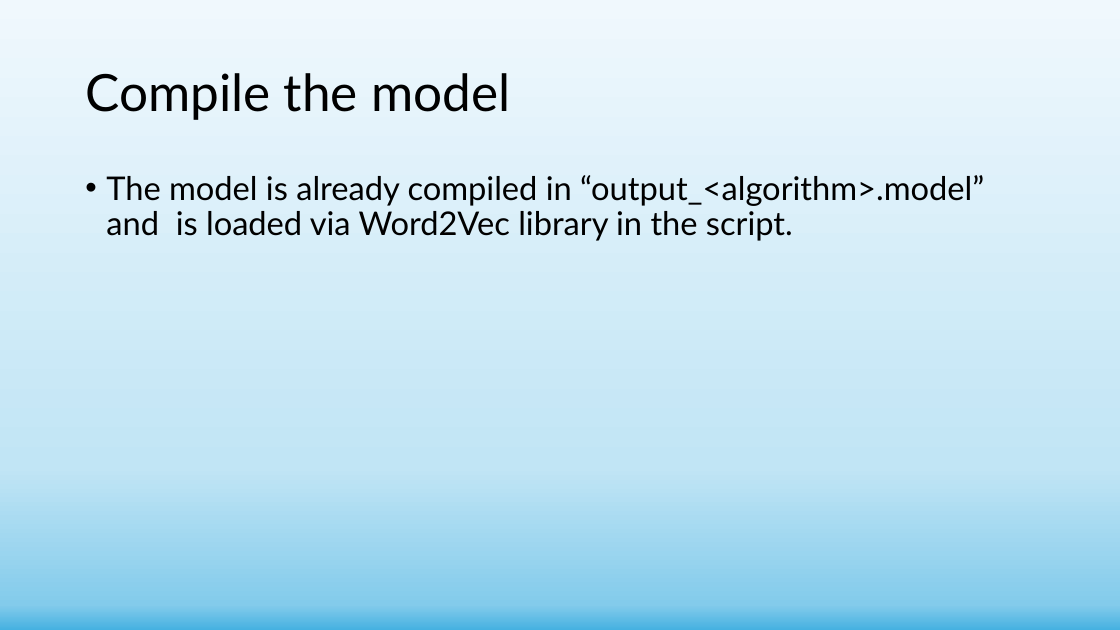
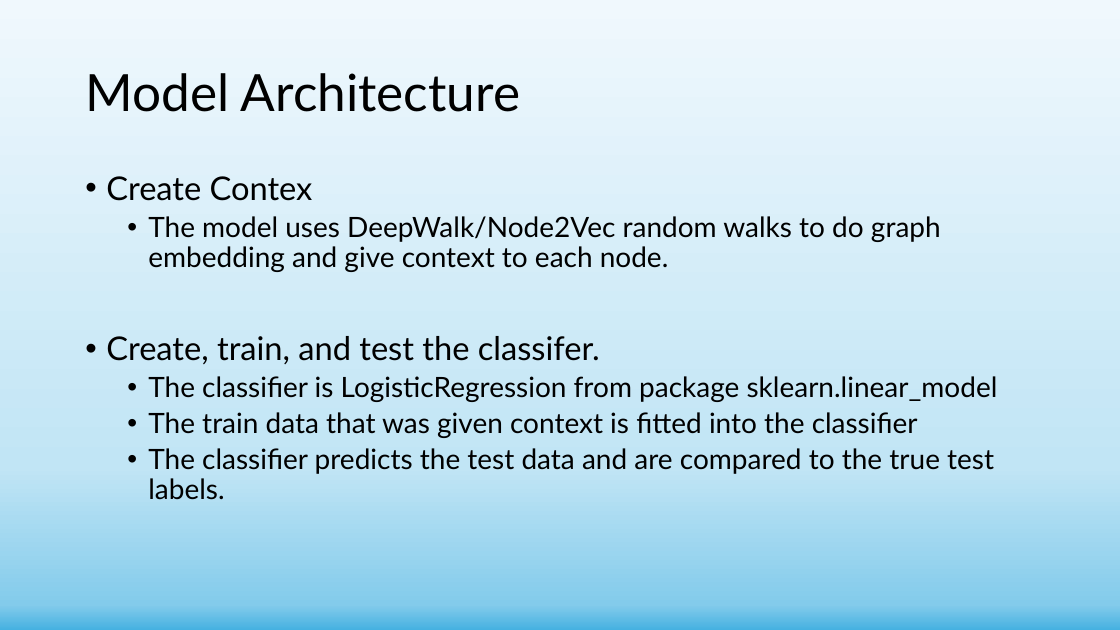
Before and after one commit to shachar700/Graph-Embedding, a slide deck: slide 15 of doc/Graph-Embedding Presentation.pptx (slide 12 before the commit). Drawn at 1120x630 pixels with LibreOffice and Linux fonts; fonts in the diff are those of the drawing. Boxes give left, top, right and bottom in pixels: in the first picture for what was removed or moved away, otherwise in the second. Text is boxed around its words. In the diff, an @@ line names an element or a change of style, - is before the commit and + after.

```diff
--- a/doc/Graph-Embedding Presentation.pptx
+++ b/doc/Graph-Embedding Presentation.pptx
@@ title at box(85, 73, 520, 112): text changed @@
-Compile the model
+Model Architecture
@@ text at box(106, 176, 998, 500): text changed; size 28 to 24 pt @@
-• The model is already compiled in “output_<algorithm>.model” and is loaded via Word2Vec library in the script.
+• Create Contex
+  • The model uses DeepWalk/Node2Vec random walks to do graph embedding and give context to each node.
+• Create, train, and test the classifer.
+  • The classifier is LogisticRegression from package sklearn.linear_model
+  • The train data that was given context is fitted into the classifier
+  • The classifier predicts the test data and are compared to the true test labels.
```
Also in this commit, not shown: 4 other slides changed, 2 slides added, 9 other files.
